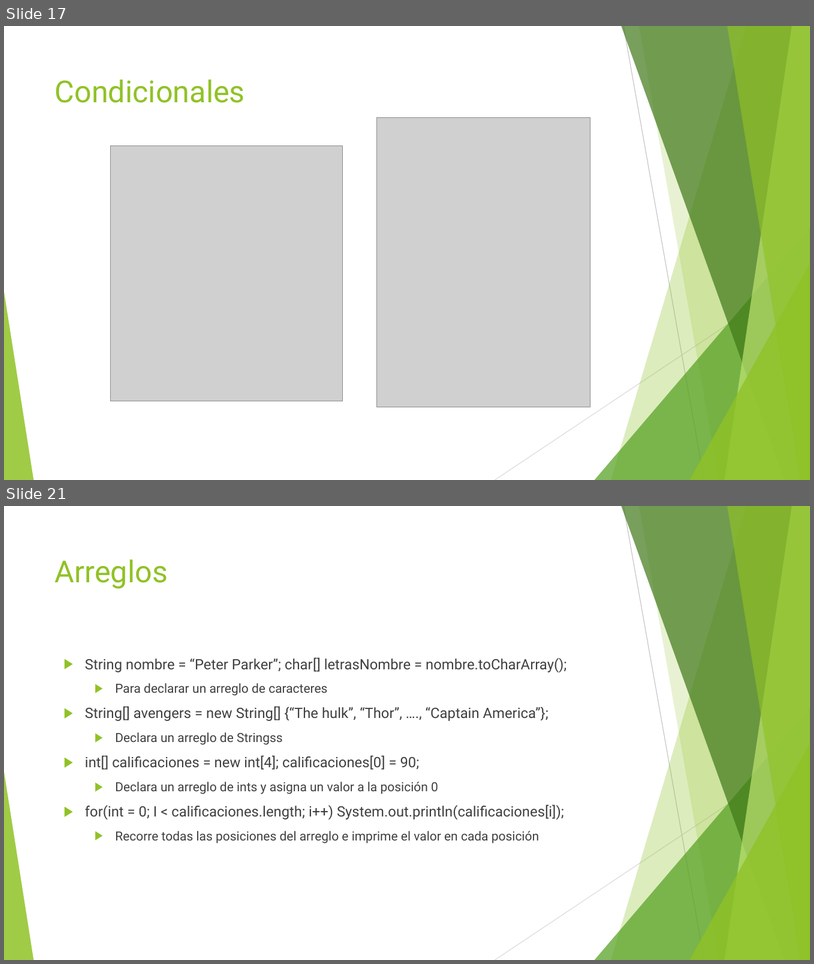
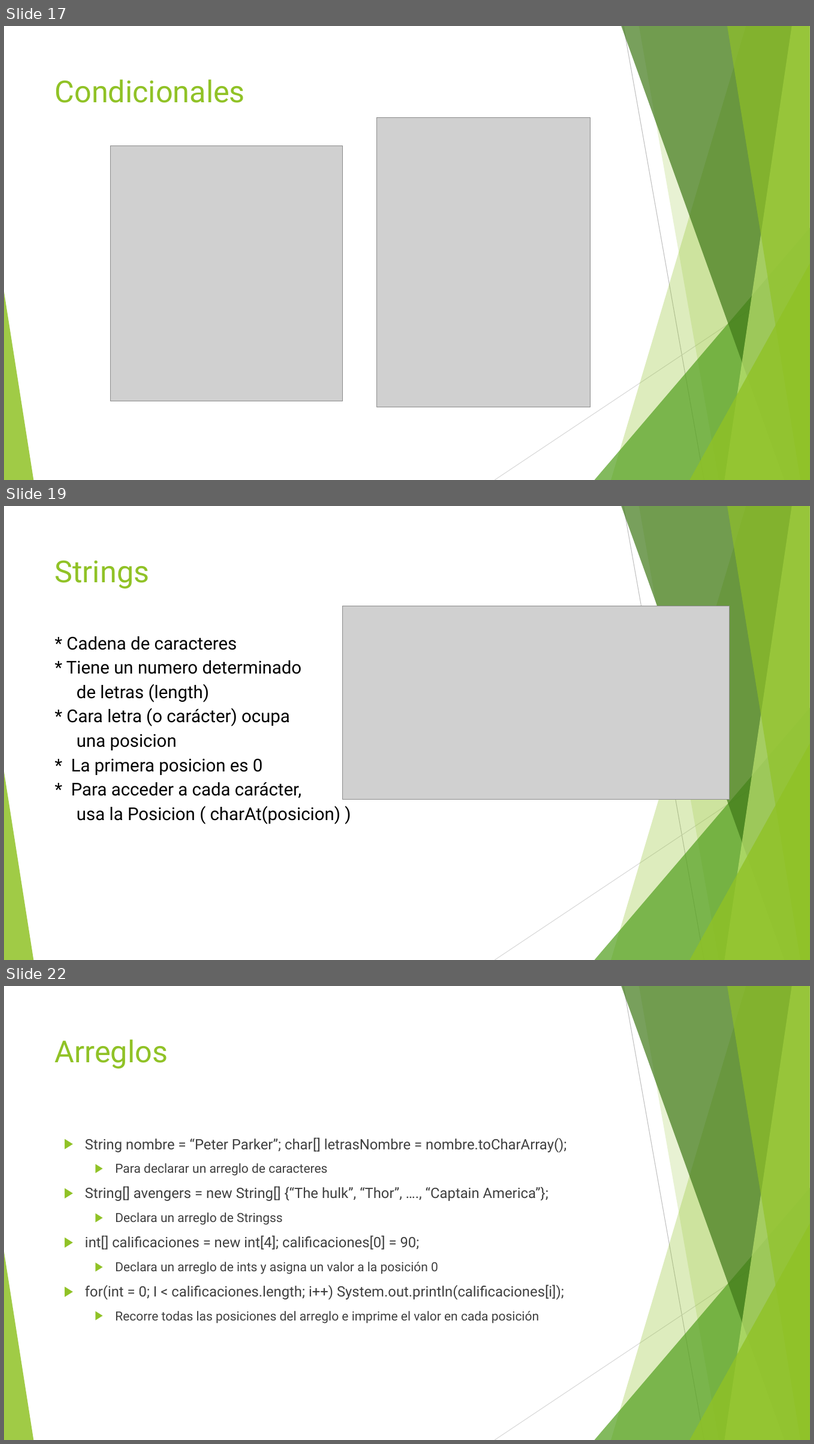
Before and after one commit to jomarnavarro/basicJava, a slide deck: slides/SeleniumModule2.pptx. Shown one above the other, each under a label of ours: slides 17 and 21 before the commit, slides 17, 19 and 22 after it; the slides between them are not shown. The pictures are 814x964 and 814x1444 pixels, drawn with LibreOffice and Linux fonts; fonts in the diff are those of the drawing; grey boxes stand for pictures. Boxes give left, top, right and bottom in pixels: in the first picture for what was removed or moved away, otherwise in the second. Text is boxed around its words. In the diff, an @@ line names an element or a change of style, - is before the commit and + after.

Commit message:
Adds programs and slides for strings

```diff
--- a/slides/SeleniumModule2.pptx
+++ b/slides/SeleniumModule2.pptx
@@ slide 19 added at box(4, 506, 810, 960), background #FFFFFF; not listed: 10 template elements that a slide beside it also shows @@
@@ text added at box(55, 560, 150, 589), 36 pt, text #90C226 @@
+Strings
@@ picture added at box(343, 606, 730, 799) @@
@@ text added at box(66, 636, 341, 824), 21 pt, text #000000 @@
+* Cadena de caracteres
+* Tiene un numero determinado
+de letras (length)
+* Cara letra (o carácter) ocupa
+una posicion
+* La primera posicion es 0
+* Para acceder a cada carácter,
+usa la Posicion ( charAt(posicion) )
@@ what was slide 21 is now slide 22 @@
```
Also in this commit, not shown: 7 slides changed, 1 other slide added, 1 slide removed, 5 other files.
